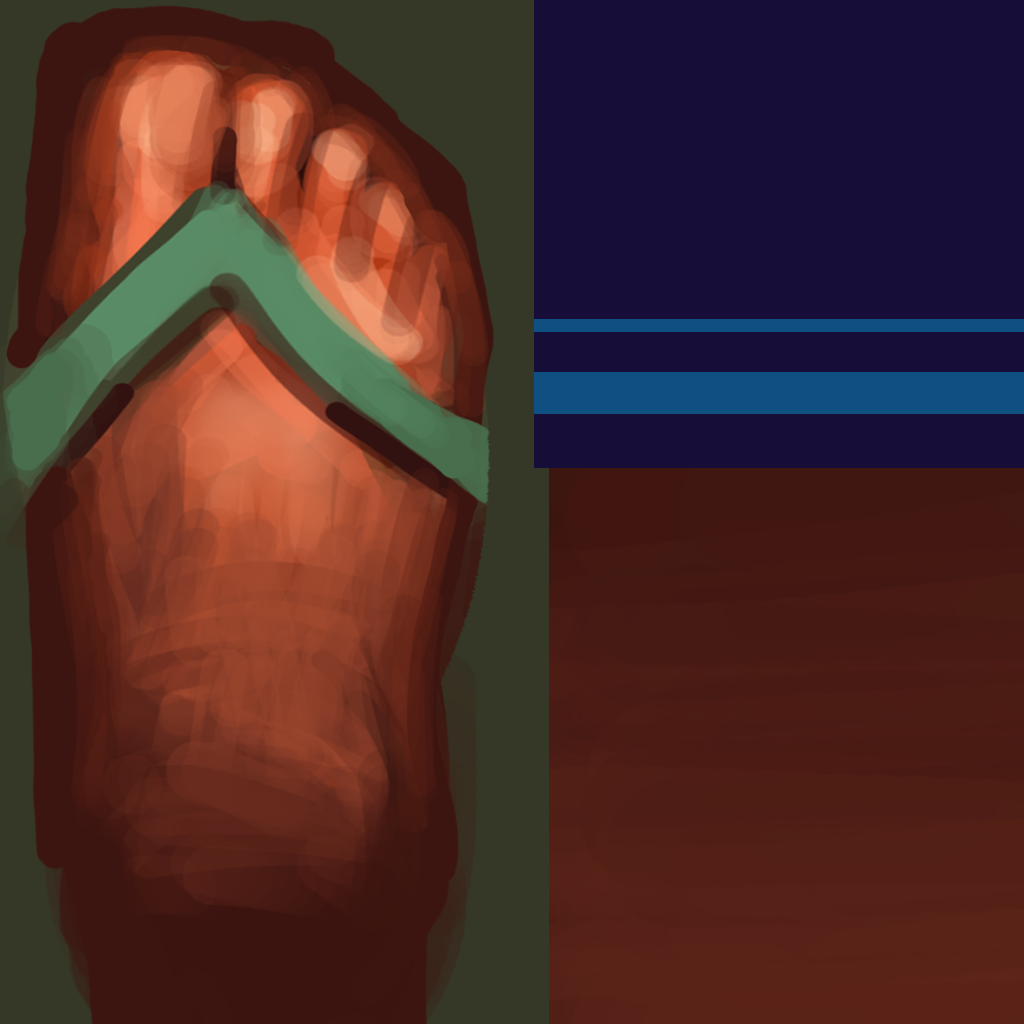
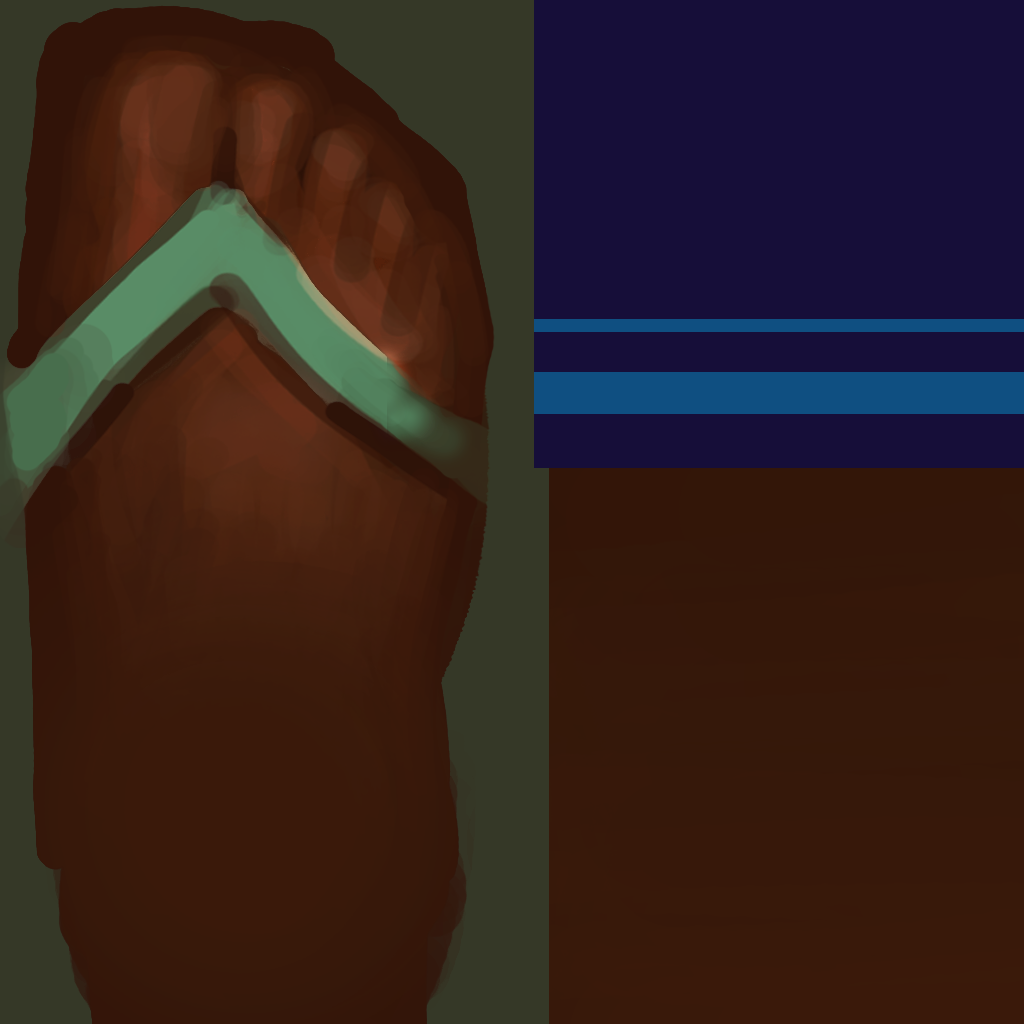
Before/after of a 1024px x 1024px layered artwork. What changed in the layer stack:
added layer "Layer 9" above "Layer 0" over (x1=0, y1=21, x2=494, y2=548)
painted on "Layer 0" over (x1=0, y1=5, x2=1024, y2=1024)
